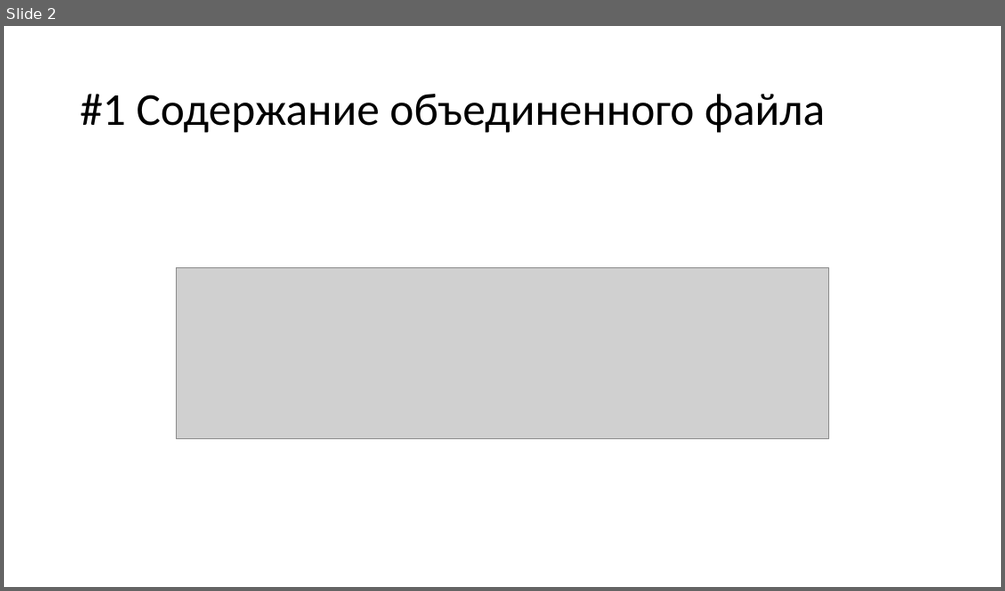
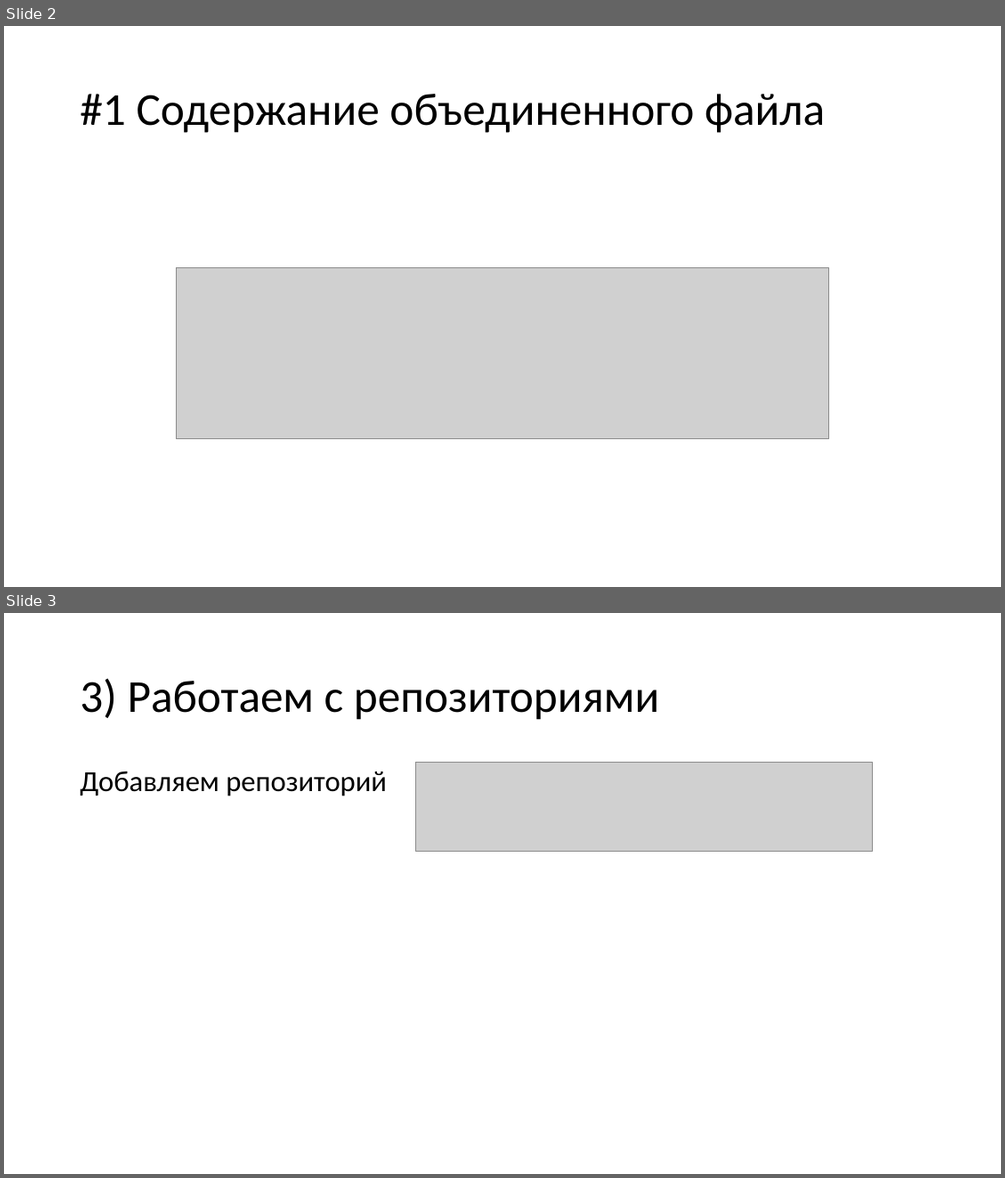
Before and after one commit to am1bestofluck/exam0723, a slide deck: report.pptx. Shown one above the other, each under a label of ours: slide 2 before the commit, slides 2 and 3 after it. The pictures are 1005x591 and 1005x1178 pixels, drawn with LibreOffice and Linux fonts; fonts in the diff are those of the drawing; grey boxes stand for pictures. Boxes give left, top, right and bottom in pixels: in the first picture for what was removed or moved away, otherwise in the second. Text is boxed around its words. In the diff, an @@ line names an element or a change of style, - is before the commit and + after.

```diff
--- a/report.pptx
+++ b/report.pptx
@@ slide 3 added at [4,613,1001,1174], background #FFFFFF @@
@@ title added at [80,678,659,720], 44 pt, text #000000 @@
+3) Работаем с репозиториями
@@ text added at [80,771,387,796], 28 pt, text #000000 @@
+Добавляем репозиторий
@@ picture added at [416,763,873,852] @@
```
Also in this commit, not shown: 1 slide changed.
